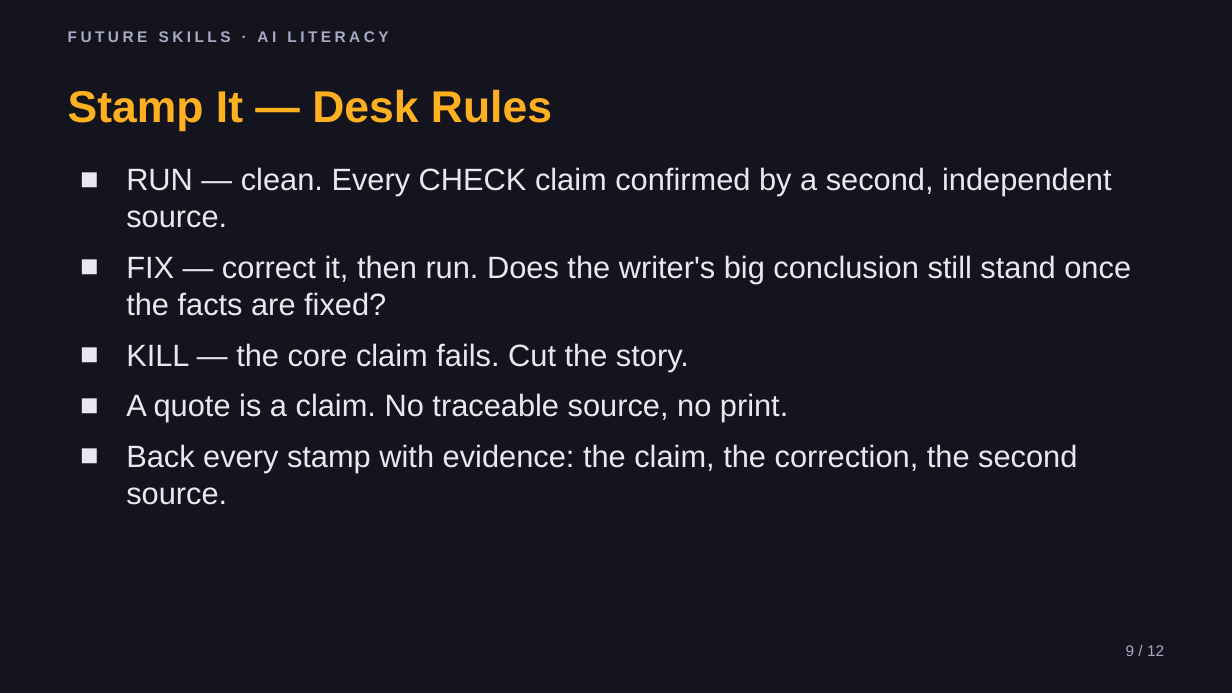
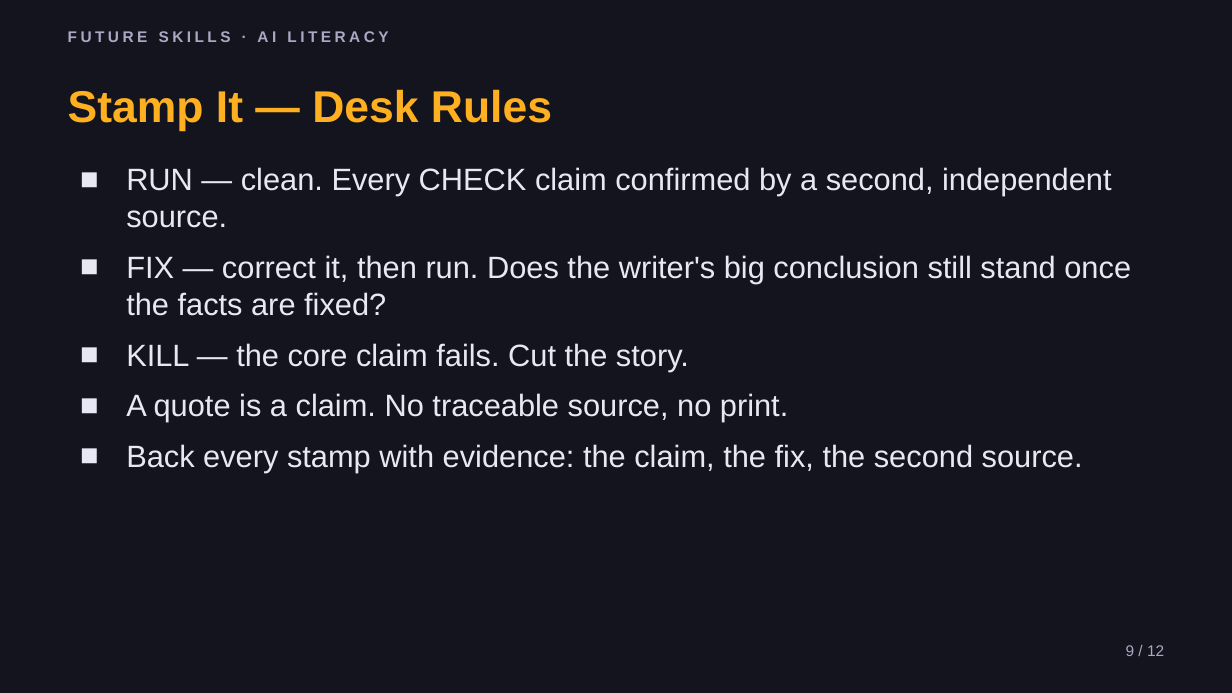
Before and after one commit to phiunit/tptphi, a slide deck: slide 9 of products/ai-fact-check-lab/dist/Hallucination Hunters - Slides.pptx. Drawn at 1232x693 pixels with LibreOffice and Linux fonts; fonts in the diff are those of the drawing. Boxes give left, top, right and bottom in pixels: in the first picture for what was removed or moved away, otherwise in the second. Text is boxed around its words. In the diff, an @@ line names an element or a change of style, - is before the commit and + after.

```diff
--- a/products/ai-fact-check-lab/dist/Hallucination Hunters - Slides.pptx
+++ b/products/ai-fact-check-lab/dist/Hallucination Hunters - Slides.pptx
@@ text at box(126, 444, 1083, 472): text changed @@
-■ Back every stamp with evidence: the claim, the correction, the second source.
+■ Back every stamp with evidence: the claim, the fix, the second source.
```
Also in this commit, not shown: 6 other slides changed, 30 other files.
